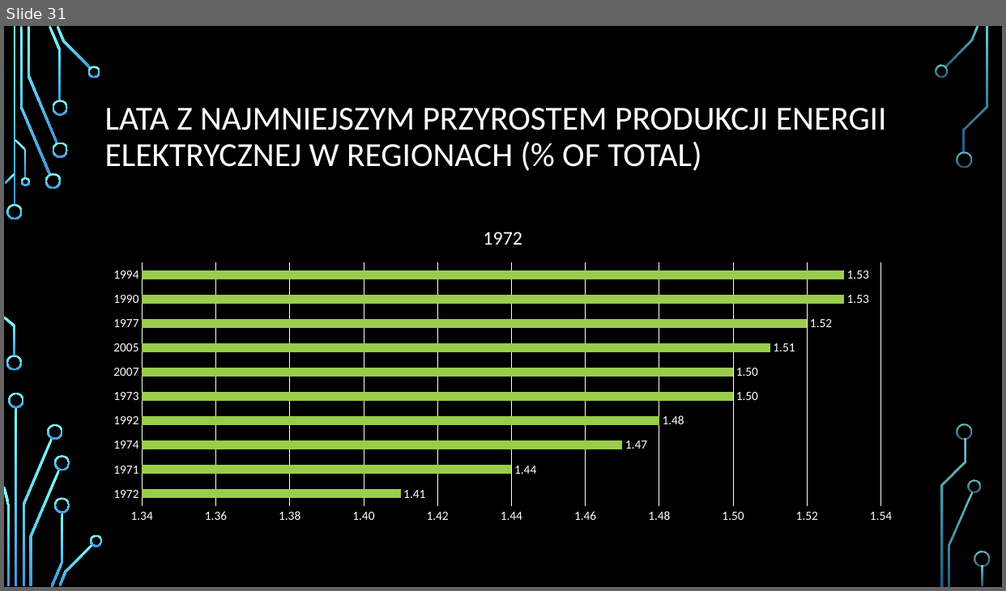
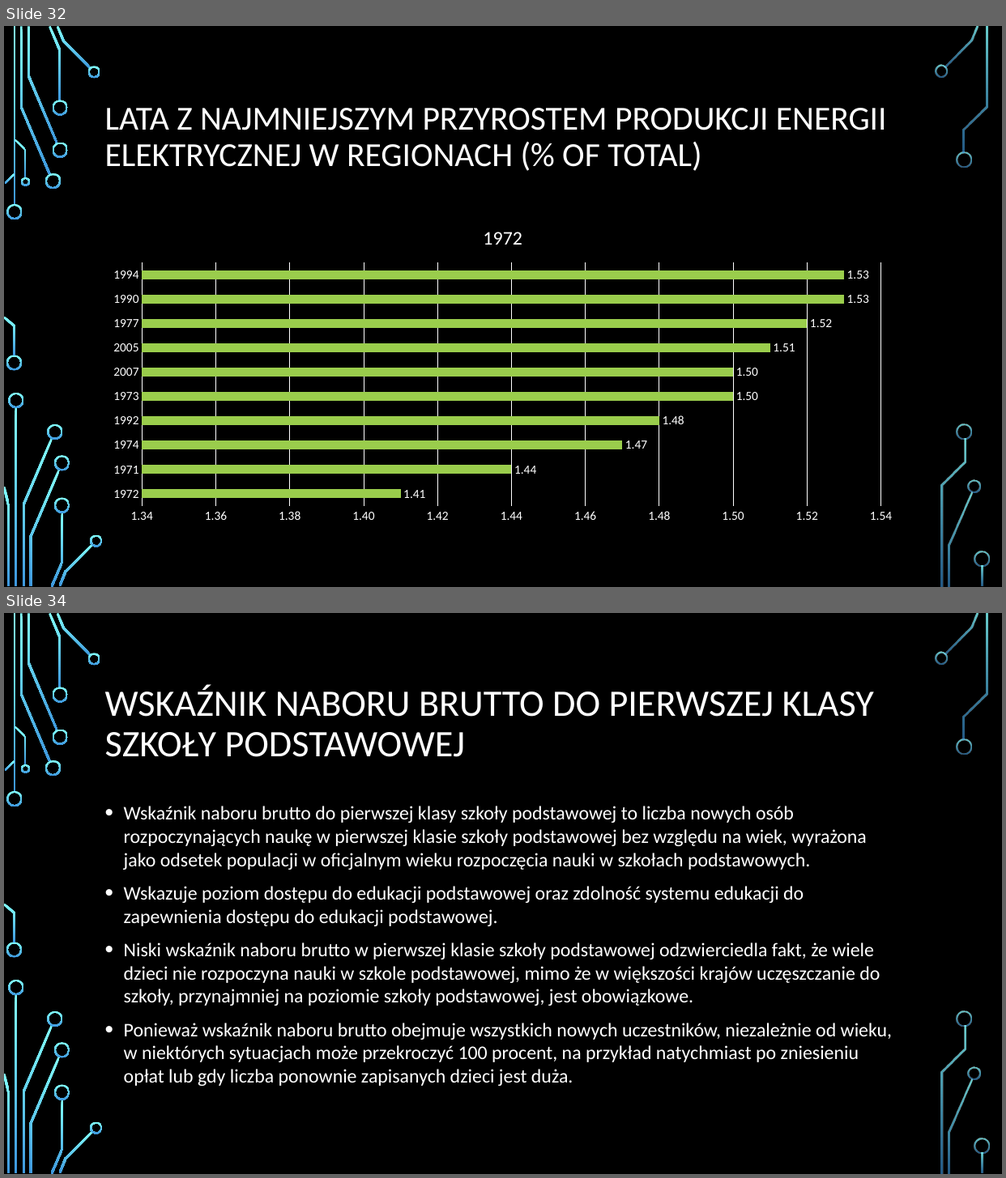
Before and after one commit to infoshareacademy/jdszr4-wdevs, a slide deck: prezentacje/SQL - Prezentacja koncowa.pptx. Shown one above the other, each under a label of ours: slide 31 before the commit, slides 32 and 34 after it; the slides between them are not shown. The pictures are 1006x591 and 1006x1178 pixels, drawn with LibreOffice and Linux fonts; fonts in the diff are those of the drawing; background and template pictures are left out. Boxes give left, top, right and bottom in pixels: in the first picture for what was removed or moved away, otherwise in the second. Text is boxed around its words. In the diff, an @@ line names an element or a change of style, - is before the commit and + after.

```diff
--- a/prezentacje/SQL - Prezentacja koncowa.pptx
+++ b/prezentacje/SQL - Prezentacja koncowa.pptx
@@ slide 34 added at [4, 613, 1002, 1174], background picture (left out); not listed: 36 template elements that a slide beside it also shows @@
@@ title added at [105, 684, 874, 757], 36 pt, text #FFFFFF @@
+WSKAŹNIK NABORU BRUTTO DO PIERWSZEJ KLASY SZKOŁY PODSTAWOWEJ
@@ text added at [124, 806, 892, 1086], 18.6 pt, text #FFFFFF @@
+• Wskaźnik naboru brutto do pierwszej klasy szkoły podstawowej to liczba nowych osób rozpoczynających naukę w pierwszej klasie szkoły podstawowej bez względu na wiek, wyrażona jako odsetek populacji w oficjalnym wieku rozpoczęcia nauki w szkołach podstawowych.
+• Wskazuje poziom dostępu do edukacji podstawowej oraz zdolność systemu edukacji do zapewnienia dostępu do edukacji podstawowej.
+• Niski wskaźnik naboru brutto w pierwszej klasie szkoły podstawowej odzwierciedla fakt, że wiele dzieci nie rozpoczyna nauki w szkole podstawowej, mimo że w większości krajów uczęszczanie do szkoły, przynajmniej na poziomie szkoły podstawowej, jest obowiązkowe.
+• Ponieważ wskaźnik naboru brutto obejmuje wszystkich nowych uczestników, niezależnie od wieku, w niektórych sytuacjach może przekroczyć 100 procent, na przykład natychmiast po zniesieniu opłat lub gdy liczba ponownie zapisanych dzieci jest duża.
@@ what was slide 31 is now slide 32 @@
```
Also in this commit, not shown: 1 slide changed, 23 other slides added.
